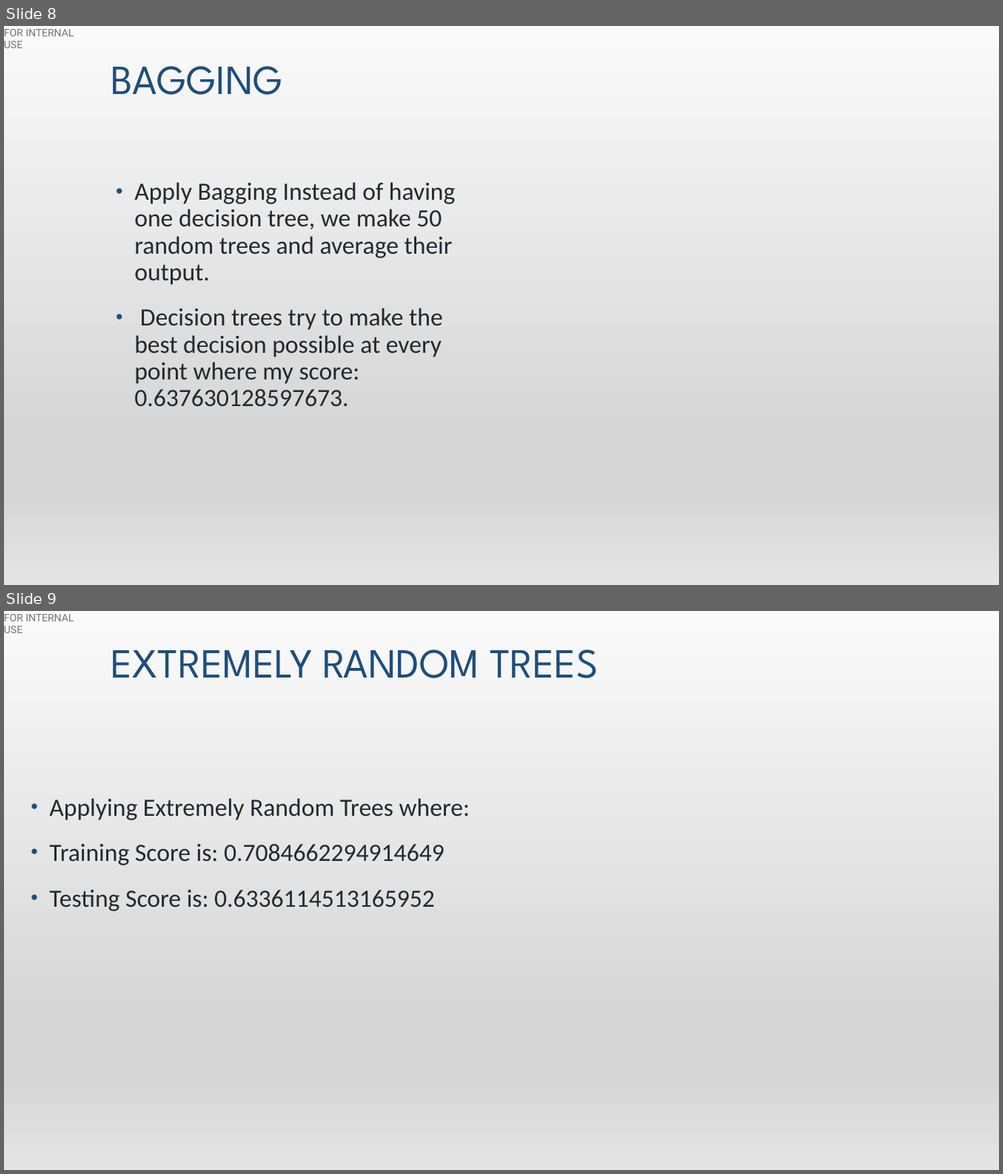
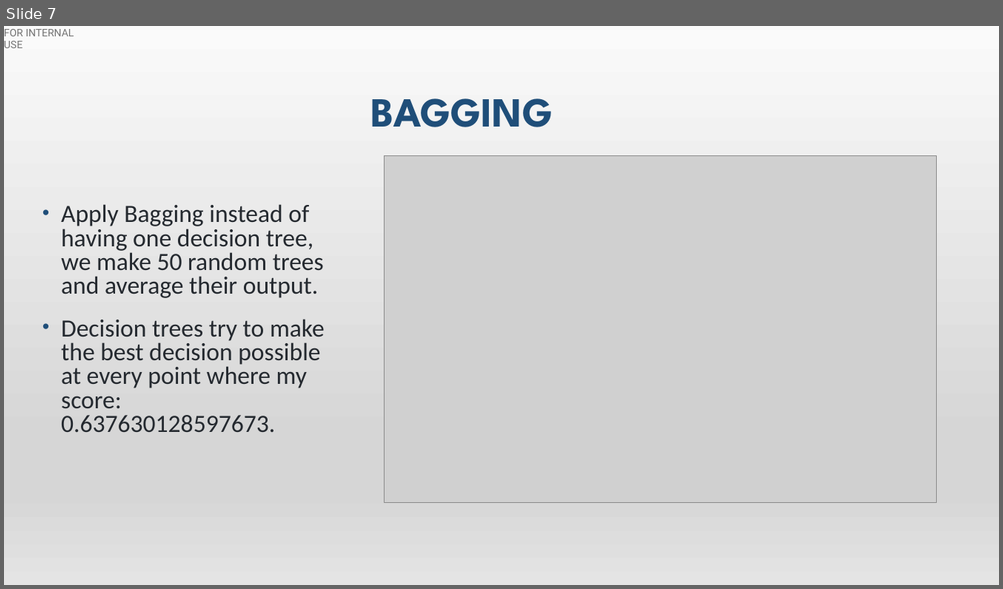
Before and after one commit to hibaa-a/MachineLearning_GlassdoorReviews, a slide deck: glassdoor_presentation.pptx. Shown one above the other, each under a label of ours: slides 8 and 9 before the commit, slide 7 after it. The pictures are 1003x1174 and 1003x589 pixels, drawn with LibreOffice and Linux fonts; fonts in the diff are those of the drawing; grey boxes stand for pictures. Boxes give left, top, right and bottom in pixels: in the first picture for what was removed or moved away, otherwise in the second. Text is boxed around its words. In the diff, an @@ line names an element or a change of style, - is before the commit and + after.

```diff
--- a/glassdoor_presentation.pptx
+++ b/glassdoor_presentation.pptx
@@ slide 9 removed at (x1=4, y1=611, x2=999, y2=1170), background gradient #F2F2F2 to #E7E6E6 to #FFFFFF to #D0CECE; not listed: 2 template elements that a slide beside it also shows @@
@@ title removed at (x1=111, y1=649, x2=597, y2=678) @@
-EXTREMELY RANDOM TREES
@@ text removed at (x1=49, y1=798, x2=469, y2=911) @@
-• Applying Extremely Random Trees where:
-• Training Score is: 0.7084662294914649
-• Testing Score is: 0.6336114513165952
@@ what was slide 8 is now slide 7 @@
@@ slide 7 changed as well @@
@@ title "BAGGING" moved from (x1=111, y1=66, x2=283, y2=95) to (x1=371, y1=99, x2=553, y2=127) @@
@@ title "BAGGING" at (x1=371, y1=99, x2=553, y2=127): bold on @@
@@ picture added at (x1=384, y1=156, x2=936, y2=503) @@
@@ text "Apply Bagging instead of having ..." moved from (x1=134, y1=182, x2=455, y2=407) to (x1=61, y1=204, x2=324, y2=432) @@
@@ text at (x1=61, y1=204, x2=324, y2=298): text changed @@
-• Apply Bagging Instead of having one decision tree, we make 50 random trees and average their output.
+• Apply Bagging instead of having one decision tree, we make 50 random trees and average their output.
@@ text at (x1=61, y1=319, x2=324, y2=432): line spacing 0.9 to 0.8 @@
```
Also in this commit, not shown: 6 other slides changed, 12 slides added, 5 other slides removed.
